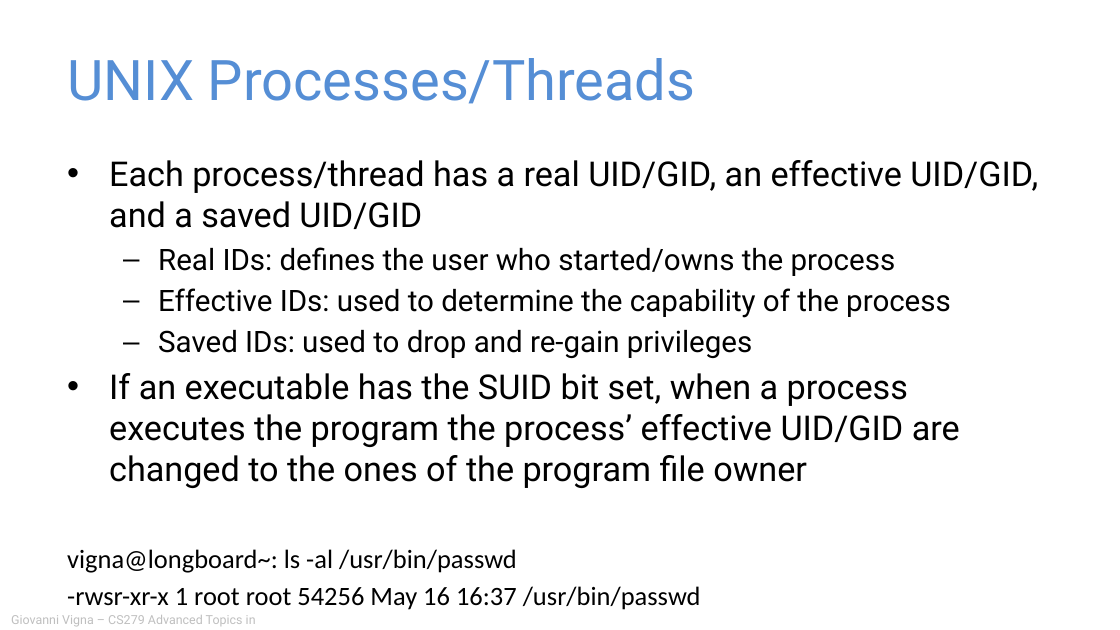
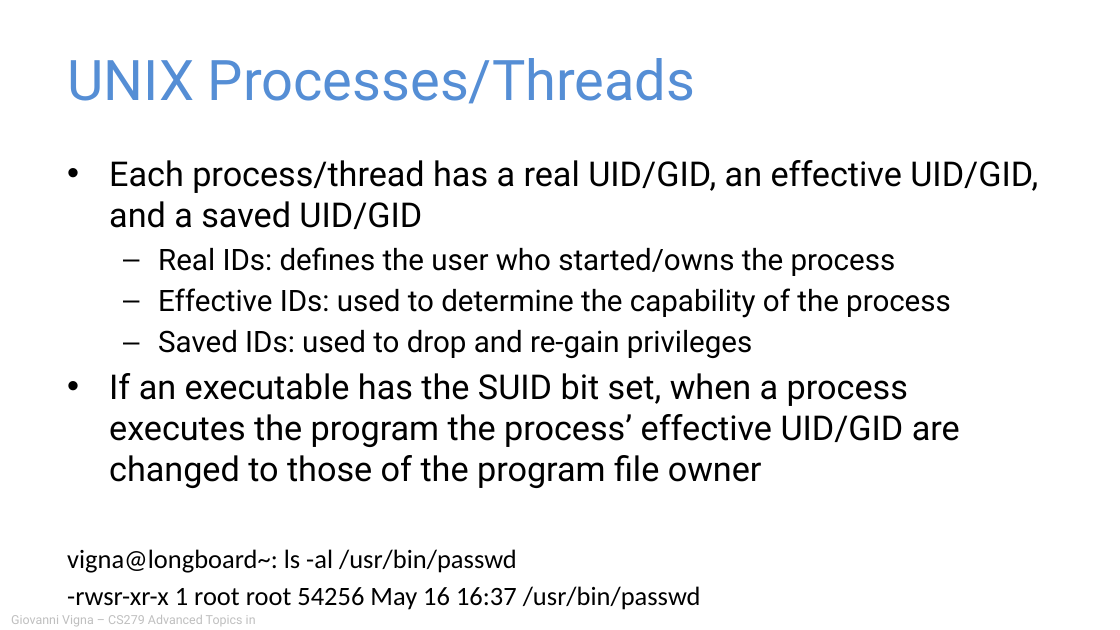
Before and after one commit to giovannivigna/CS279-Fall2024, a slide deck: slide 23 of materials/05_Vulnerability_Patterns/Application Security.pptx (slide 22 before the commit). Drawn at 1120x630 pixels with LibreOffice and Linux fonts; fonts in the diff are those of the drawing. Boxes give left, top, right and bottom in pixels: in the first picture for what was removed or moved away, otherwise in the second. Text is boxed around its words. In the diff, an @@ line names an element or a change of style, - is before the commit and + after.

```diff
--- a/materials/05_Vulnerability_Patterns/Application Security.pptx
+++ b/materials/05_Vulnerability_Patterns/Application Security.pptx
@@ text at (109,373,960,488): text changed @@
-• If an executable has the SUID bit set, when a process executes the program the process’ effective UID/GID are changed to the ones of the program file owner
+• If an executable has the SUID bit set, when a process executes the program the process’ effective UID/GID are changed to those of the program file owner
```
Also in this commit, not shown: 21 other slides changed, 8 slides added, 7 slides removed, 1 other file.
